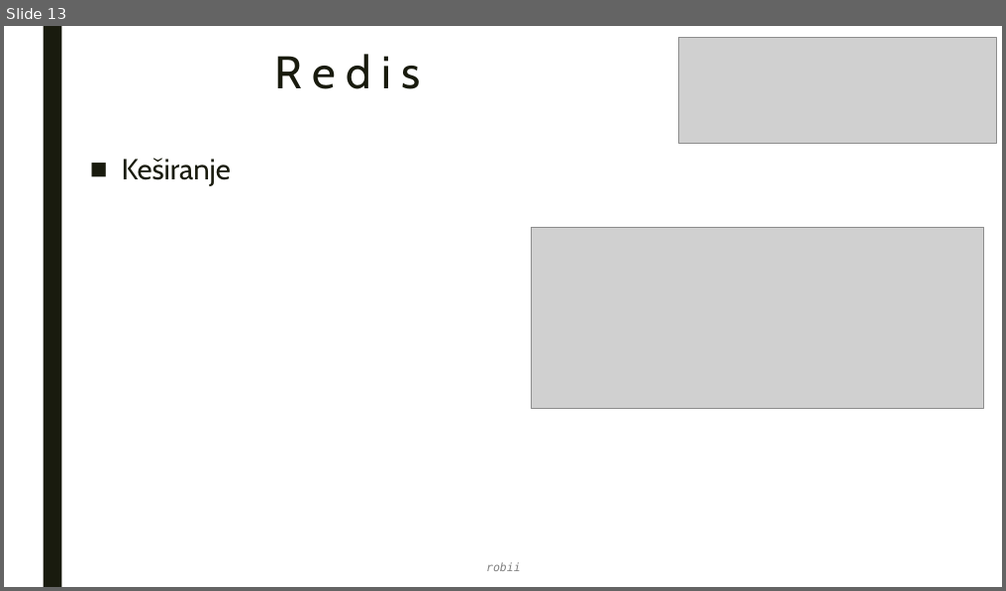
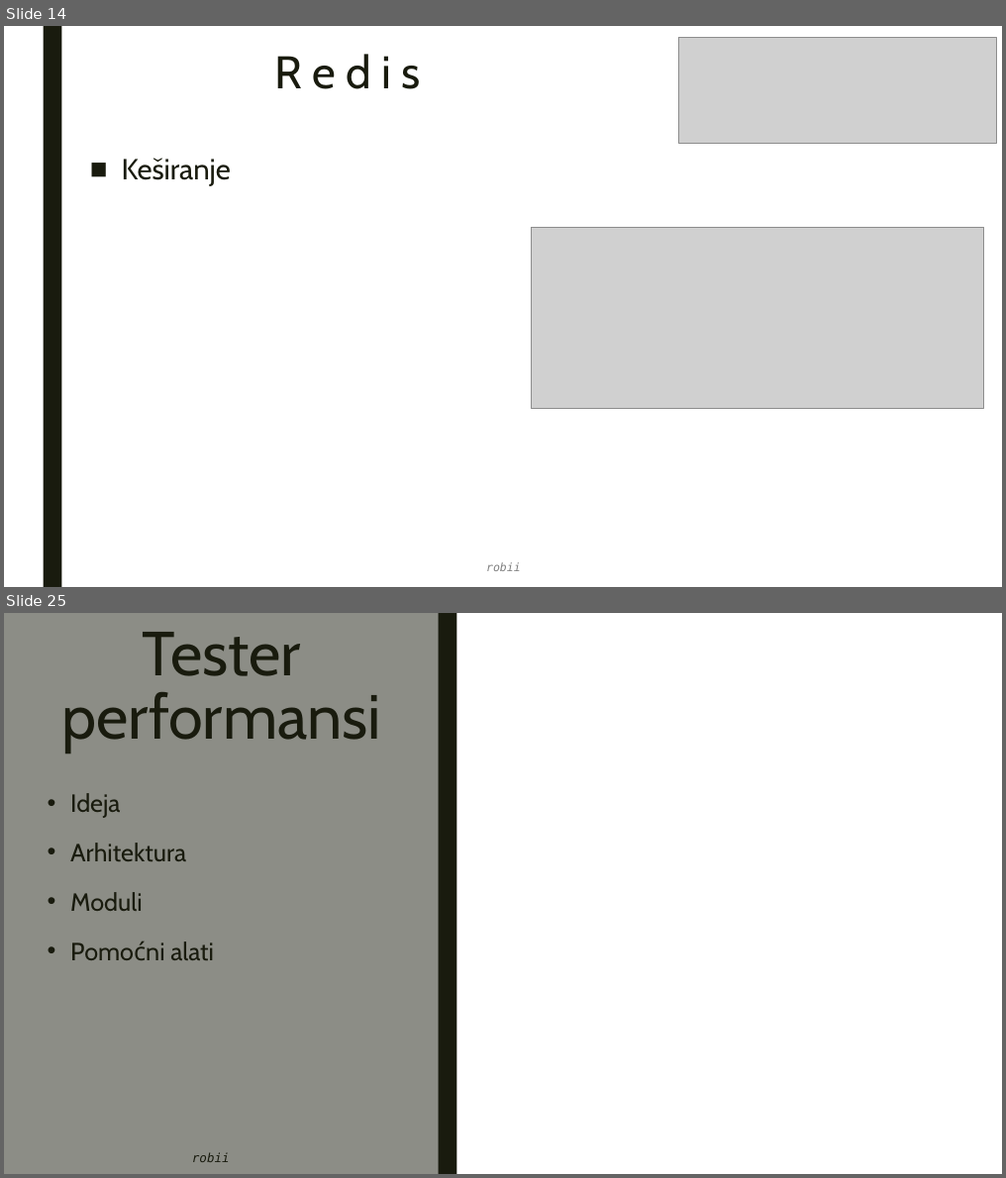
Before and after one commit to robertsabo0/MessageOrientedCommunication, a slide deck: docs/master_rad.0.1.pptx. Shown one above the other, each under a label of ours: slide 13 before the commit, slides 14 and 25 after it; the slides between them are not shown. The pictures are 1006x591 and 1006x1178 pixels, drawn with LibreOffice and Linux fonts; fonts in the diff are those of the drawing; grey boxes stand for pictures. Boxes give left, top, right and bottom in pixels: in the first picture for what was removed or moved away, otherwise in the second. Text is boxed around its words. In the diff, an @@ line names an element or a change of style, - is before the commit and + after.

```diff
--- a/docs/master_rad.0.1.pptx
+++ b/docs/master_rad.0.1.pptx
@@ slide 25 added at <box>4,613,1002,1174</box>, background #FFFFFF; not listed: 1 template element that a slide beside it also shows @@
@@ rectangle added at <box>4,613,439,1174</box>, fill #8C8D86 @@
@@ title added at <box>61,632,381,754</box>, 60 pt, text #191B0E @@
+Tester performansi
@@ rectangle added at <box>439,613,456,1174</box>, fill #191B0E @@
@@ text added at <box>70,793,214,960</box>, 24 pt, text #191B0E @@
+• Ideja
+• Arhitektura
+• Moduli
+• Pomoćni alati
@@ text added at <box>192,1153,230,1162</box>, 12 pt, text #191B0E, italic @@
+robii
@@ what was slide 13 is now slide 14 @@
```
Also in this commit, not shown: 3 slides changed, 33 other slides added, 9 slides removed, 3 other files.
